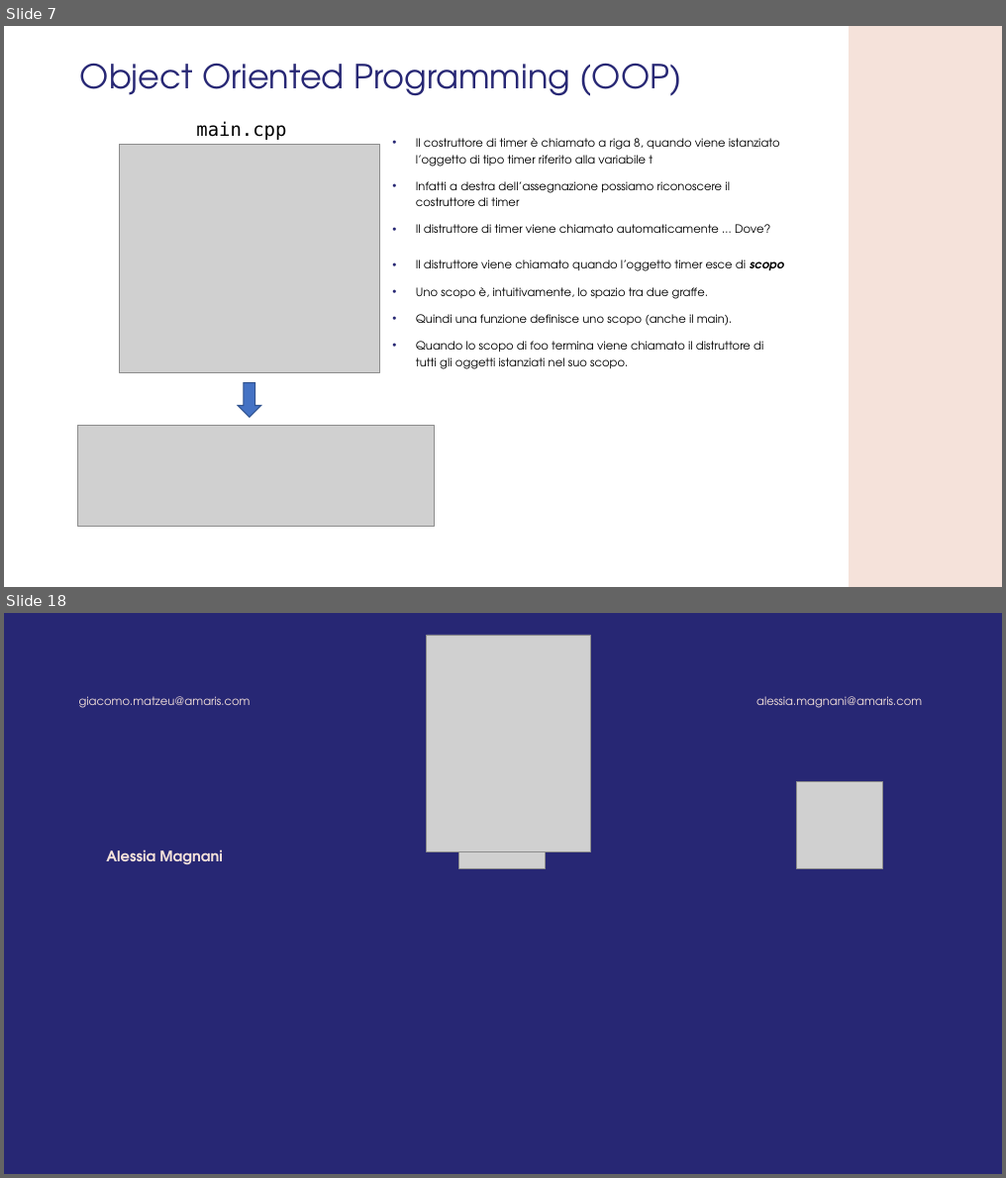
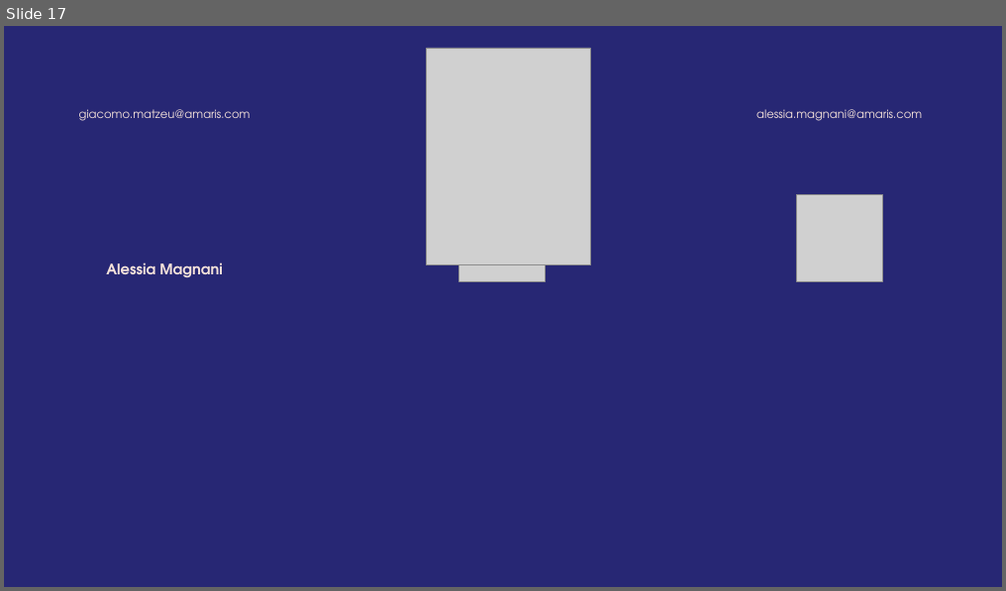
Before and after one commit to GMATZEU42/WS, a slide deck: WS03/WS_3.odp. Shown one above the other, each under a label of ours: slides 7 and 18 before the commit, slide 17 after it; the slides between them are not shown. The pictures are 1006x1178 and 1006x591 pixels, drawn with LibreOffice and Linux fonts; fonts in the diff are those of the drawing; grey boxes stand for pictures; background and template pictures are left out. Boxes give left, top, right and bottom in pixels: in the first picture for what was removed or moved away, otherwise in the second. Text is boxed around its words. In the diff, an @@ line names an element or a change of style, - is before the commit and + after.

```diff
--- a/WS03/WS_3.odp
+++ b/WS03/WS_3.odp
@@ slide 7 removed at (4,26,1002,587), background #FFFFFF @@
@@ freeform shape removed at (848,26,1002,587) @@
@@ title removed at (80,63,682,96) @@
-Object Oriented Programming (OOP)
@@ picture removed at (119,144,380,373) @@
@@ text removed at (196,121,286,140) @@
-main.cpp
@@ text removed at (416,138,780,233) @@
-• Il costruttore di timer è chiamato a riga 8, quando viene istanziato l’oggetto di tipo timer riferito alla variabile t
-• Infatti a destra dell’assegnazione possiamo riconoscere il costruttore di timer
-• Il distruttore di timer viene chiamato automaticamente ... Dove?
@@ text removed at (416,260,784,370) @@
-• Il distruttore viene chiamato quando l’oggetto timer esce di scopo
-• Uno scopo è, intuitivamente, lo spazio tra due graffe.
-• Quindi una funzione definisce uno scopo (anche il main).
-• Quando lo scopo di foo termina viene chiamato il distruttore di tutti gli oggetti istanziati nel suo scopo.
@@ freeform shape removed at (238,383,260,417) @@
@@ picture removed at (78,426,435,527) @@
@@ what was slide 18 is now slide 17 @@
```
Also in this commit, not shown: 1 slide changed, 13 slides added, 13 other slides removed, 2 other files.
